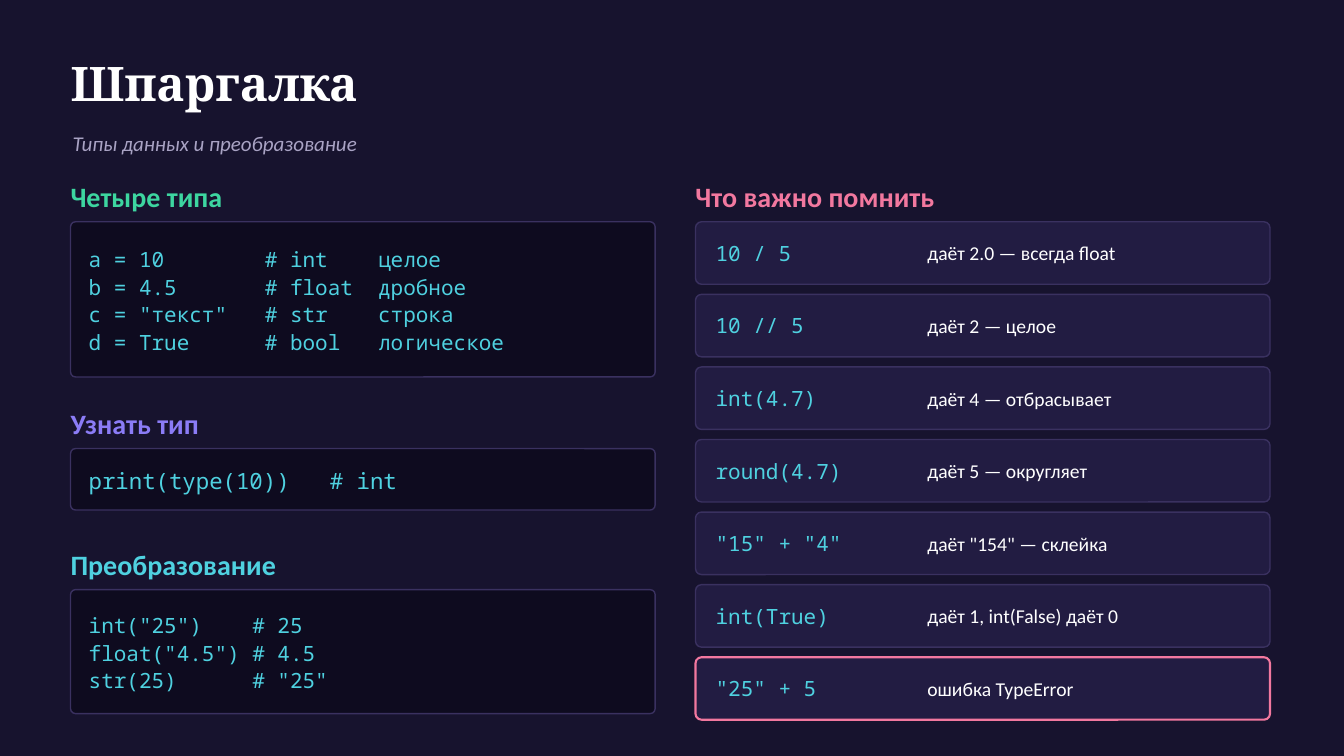
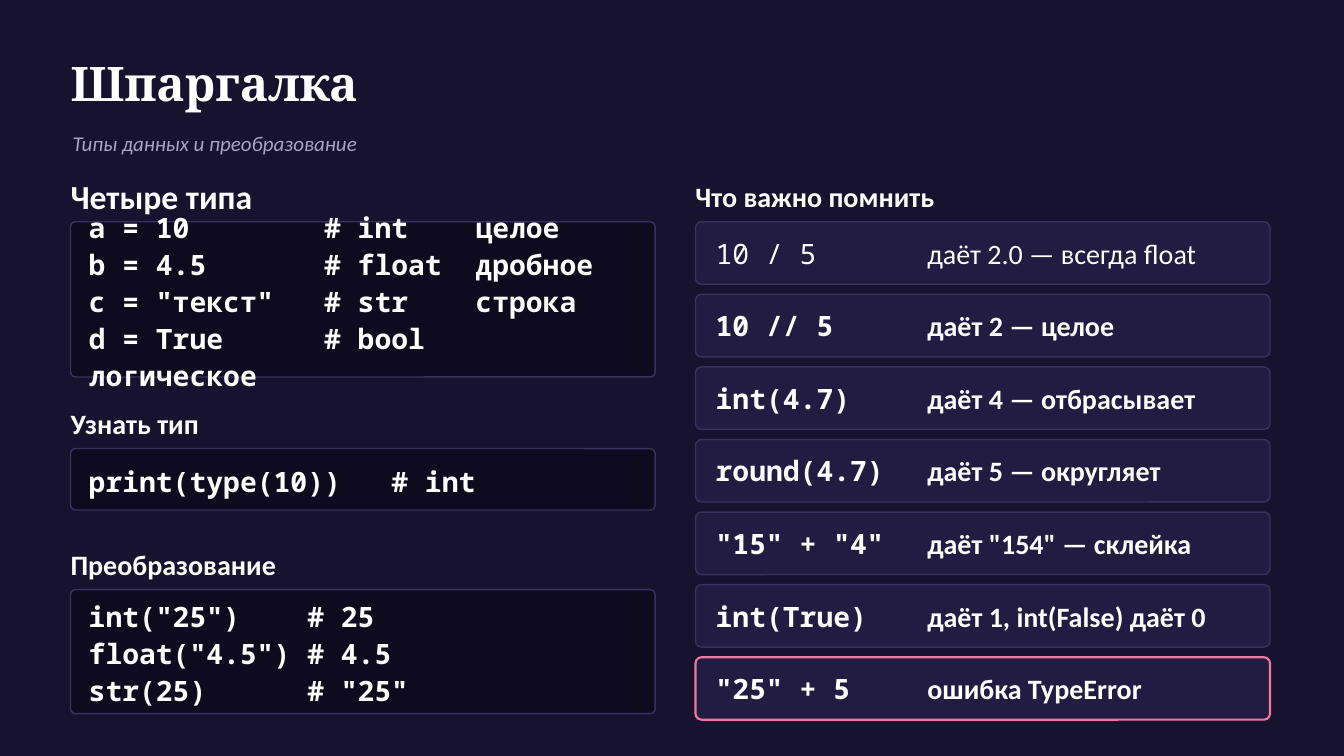
Before and after one commit to MuhammadMusa1/Pulotovschool, a slide deck: slide 15 of 10 класс/urok3/Практика_Типы_данных_18задач.pptx. Drawn at 1344x756 pixels with LibreOffice and Linux fonts; fonts in the diff are those of the drawing. Boxes give left, top, right and bottom in pixels: in the first picture for what was removed or moved away, otherwise in the second. Text is boxed around its words. In the diff, an @@ line names an element or a change of style, - is before the commit and + after.

```diff
--- a/10 класс/urok3/Практика_Типы_данных_18задач.pptx
+++ b/10 класс/urok3/Практика_Типы_данных_18задач.pptx
@@ text "Четыре типа" at (x1=71, y1=187, x2=252, y2=215): size 20 to 24 pt, text colour #3DD6A0 to #FFFFFF @@
@@ text "Что важно помнить" at (x1=695, y1=189, x2=935, y2=208): text colour #F2789F to #FFFFFF @@
@@ text "10 / 5" at (x1=716, y1=243, x2=817, y2=265): size 15 to 20 pt, text colour #4FD1E0 to #FFFFFF @@
@@ text "даёт 2.0 — всегда float" at (x1=927, y1=244, x2=1196, y2=269): size 14 to 20 pt @@
@@ text "Узнать тип" at (x1=71, y1=416, x2=198, y2=435): text colour #8B7CF6 to #FFFFFF @@
@@ text "print(type(10)) # int" at (x1=89, y1=470, x2=475, y2=499): size 16 to 20 pt, text colour #4FD1E0 to #FFFFFF, bold on @@
@@ text "Преобразование" at (x1=71, y1=555, x2=276, y2=580): text colour #4FD1E0 to #FFFFFF @@
@@ size 15 to 20 pt, text colour #4FD1E0 to #FFFFFF, bold on in 8 elements at (x1=89, y1=217, x2=425, y2=350), (x1=89, y1=605, x2=408, y2=706), (x1=716, y1=315, x2=834, y2=337), (x1=716, y1=387, x2=851, y2=414), (x1=716, y1=459, x2=884, y2=486), (x1=716, y1=534, x2=883, y2=555), (x1=716, y1=605, x2=867, y2=632), (x1=716, y1=678, x2=850, y2=700) @@
@@ size 14 to 20 pt, bold on in 6 elements at (x1=927, y1=317, x2=1114, y2=341), (x1=927, y1=389, x2=1195, y2=414), (x1=927, y1=462, x2=1160, y2=486), (x1=927, y1=535, x2=1191, y2=559), (x1=927, y1=606, x2=1205, y2=632), (x1=927, y1=679, x2=1142, y2=704) @@
```
Also in this commit, not shown: 1 other file.
